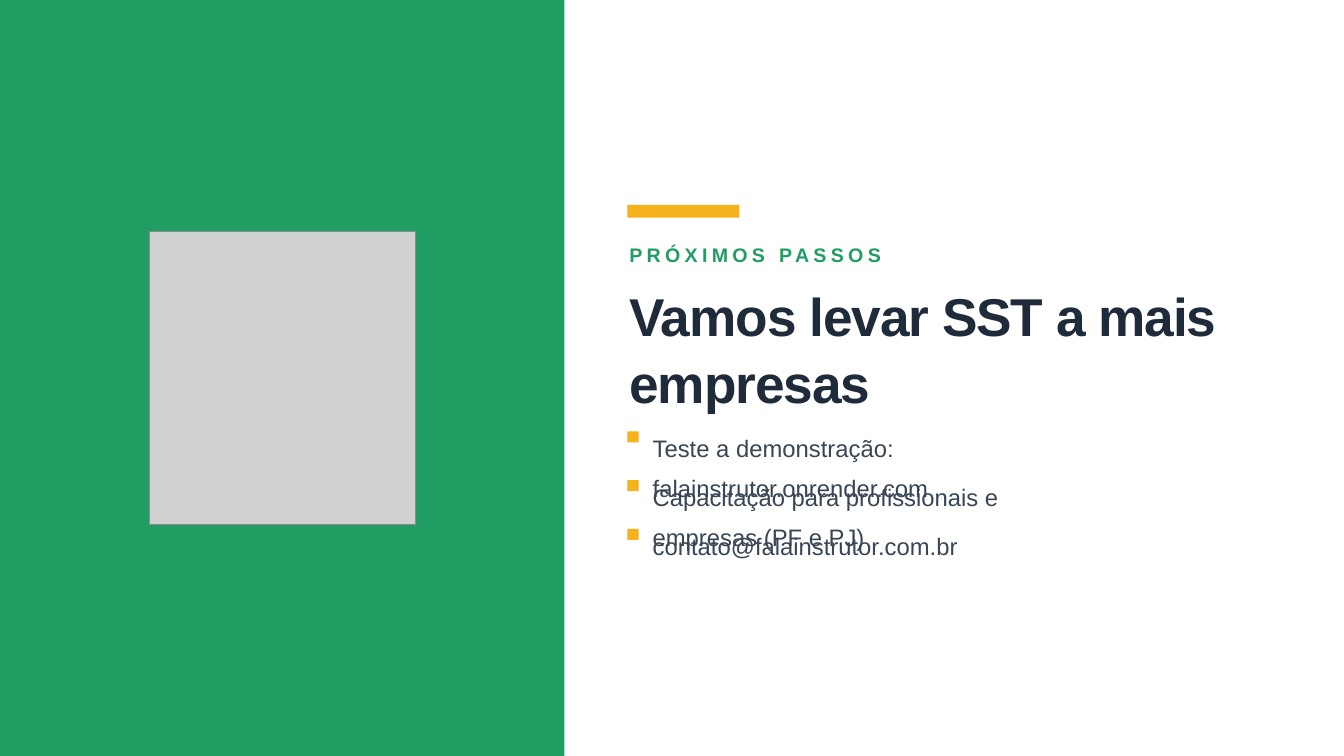
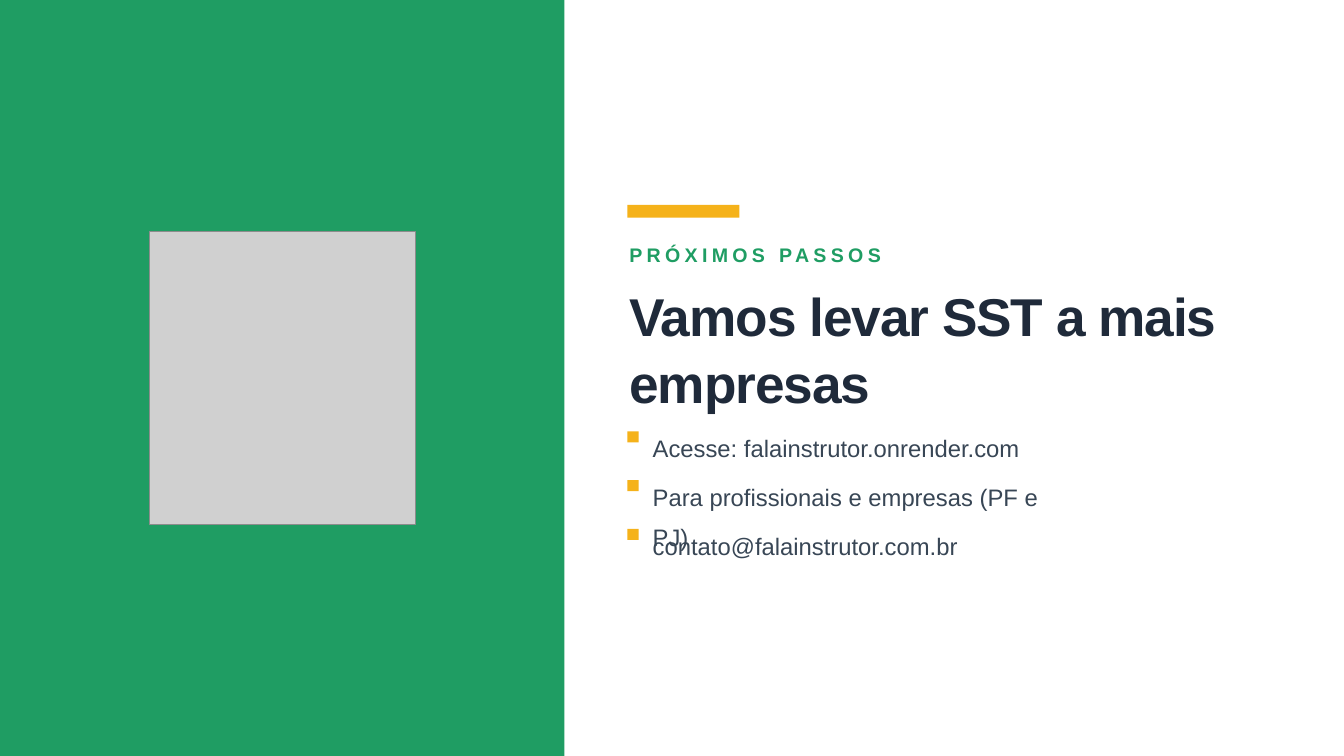
Before and after one commit to Adriano2/FALAINSTRUTOR-UNIFICADO, a slide deck: slide 8 of docs/FalaInstrutor-Pitch.pptx. Drawn at 1344x756 pixels with LibreOffice and Linux fonts; fonts in the diff are those of the drawing; grey boxes stand for pictures. Boxes give left, top, right and bottom in pixels: in the first picture for what was removed or moved away, otherwise in the second. Text is boxed around its words. In the diff, an @@ line names an element or a change of style, - is before the commit and + after.

```diff
--- a/docs/FalaInstrutor-Pitch.pptx
+++ b/docs/FalaInstrutor-Pitch.pptx
@@ text at bbox=[653, 439, 1019, 458]: text changed @@
-Teste a demonstração: falainstrutor.onrender.com
+Acesse: falainstrutor.onrender.com
@@ text at bbox=[653, 488, 1038, 552]: text changed @@
-Capacitação para profissionais e empresas (PF e PJ)
+Para profissionais e empresas (PF e PJ)
```
Also in this commit, not shown: 5 other slides changed.
